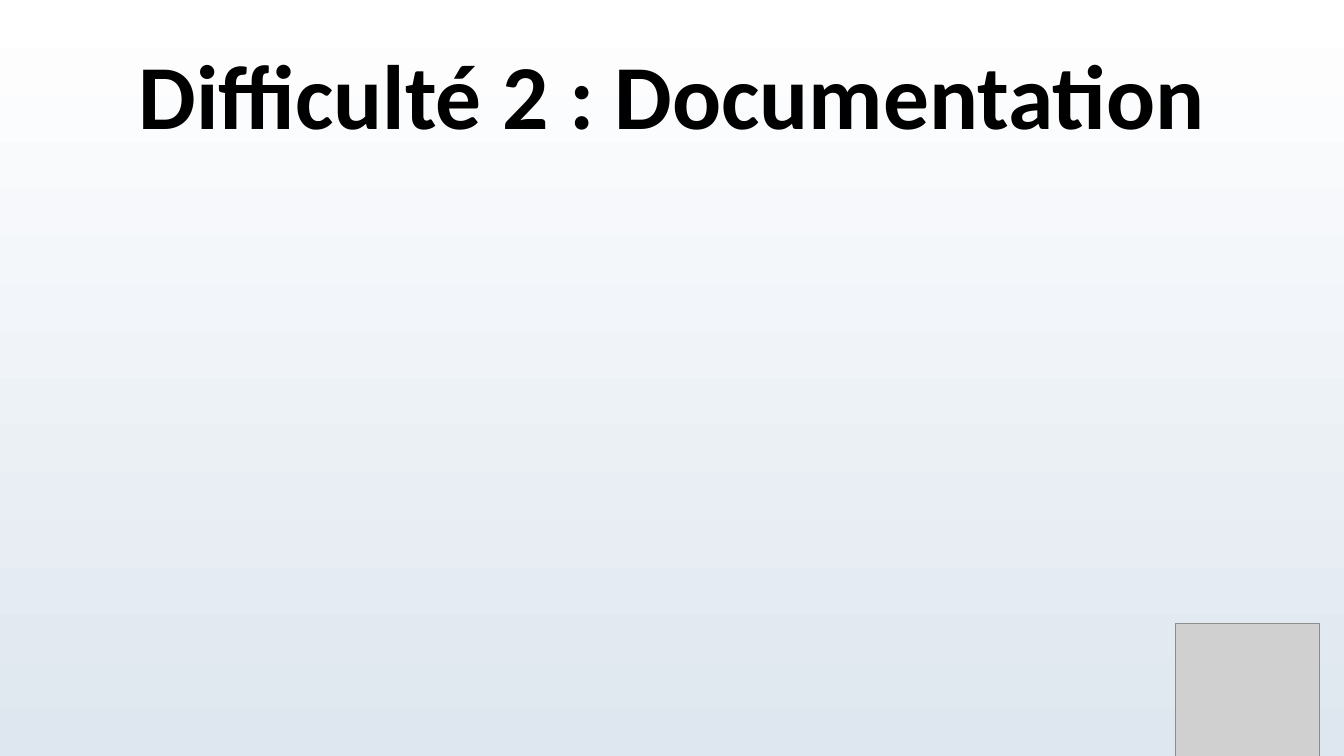
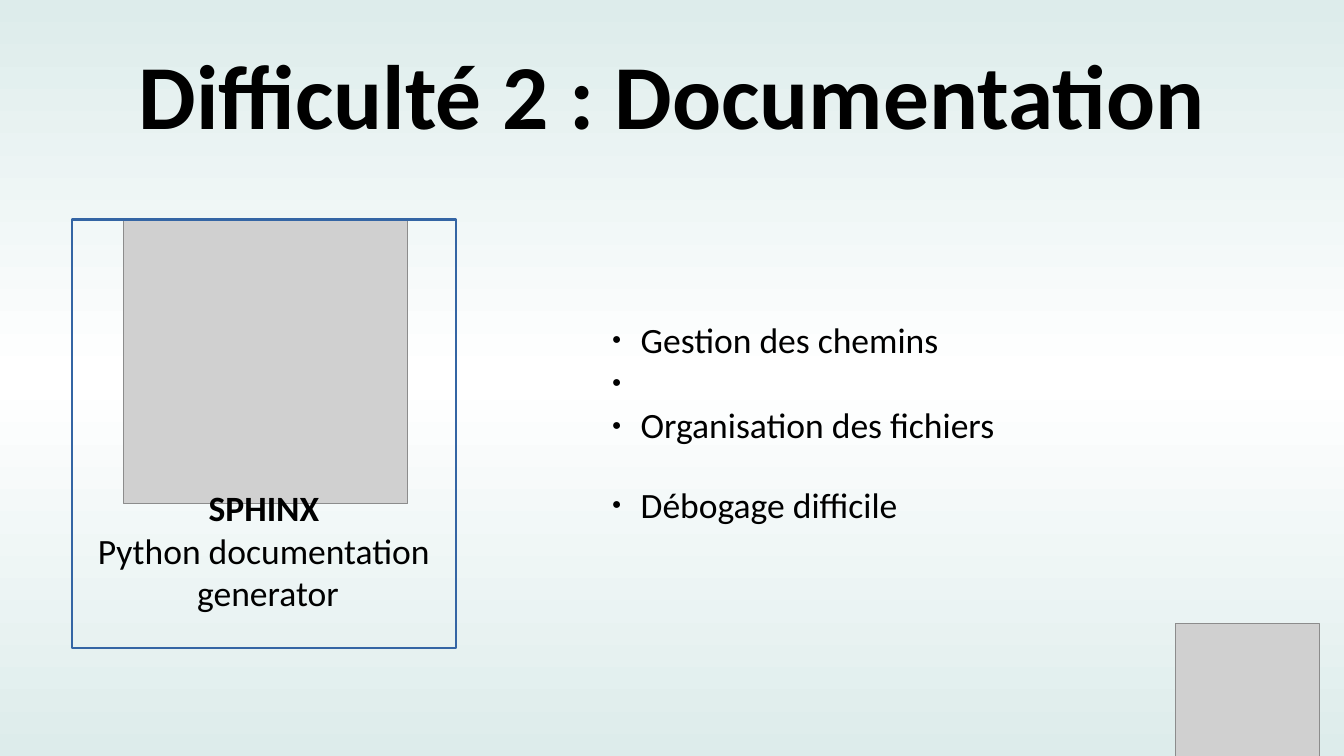
Before and after one commit to DamienMariac/HAX712X, a slide deck: slide 10 of slides/Présentation_bikemap.odp. Drawn at 1344x756 pixels with LibreOffice and Linux fonts; fonts in the diff are those of the drawing; grey boxes stand for pictures. Boxes give left, top, right and bottom in pixels: in the first picture for what was removed or moved away, otherwise in the second. Text is boxed around its words. In the diff, an @@ line names an element or a change of style, - is before the commit and + after.

Commit message:
add new slides

```diff
--- a/slides/Présentation_bikemap.odp
+++ b/slides/Présentation_bikemap.odp
@@ background gradient #FFFFFF to #DEE6EF to gradient #DDECEB to #FFFFFF @@
@@ rectangle added at (72, 220, 456, 648), outline #3465A4 1.42 pt @@
@@ picture added at (123, 220, 407, 504) @@
@@ text added at (641, 328, 994, 524), 21 pt, text #000000 @@
+● Gestion des chemins
+● Organisation des fichiers
+● Débogage difficile
@@ text added at (98, 497, 430, 612), 21 pt, text #000000 @@
+SPHINX
+Python documentation
+generator
```
Also in this commit, not shown: 7 other slides changed, 3 slides added, 3 slides removed.
